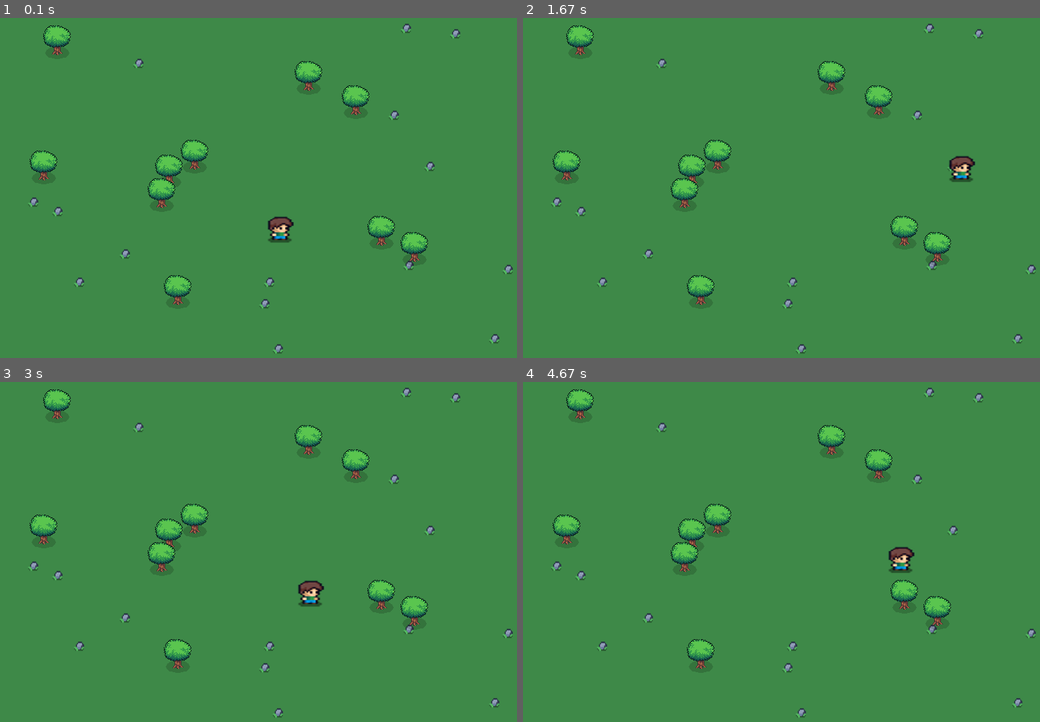
Above: before the commit, frames 1-4 (two rows, left to right).
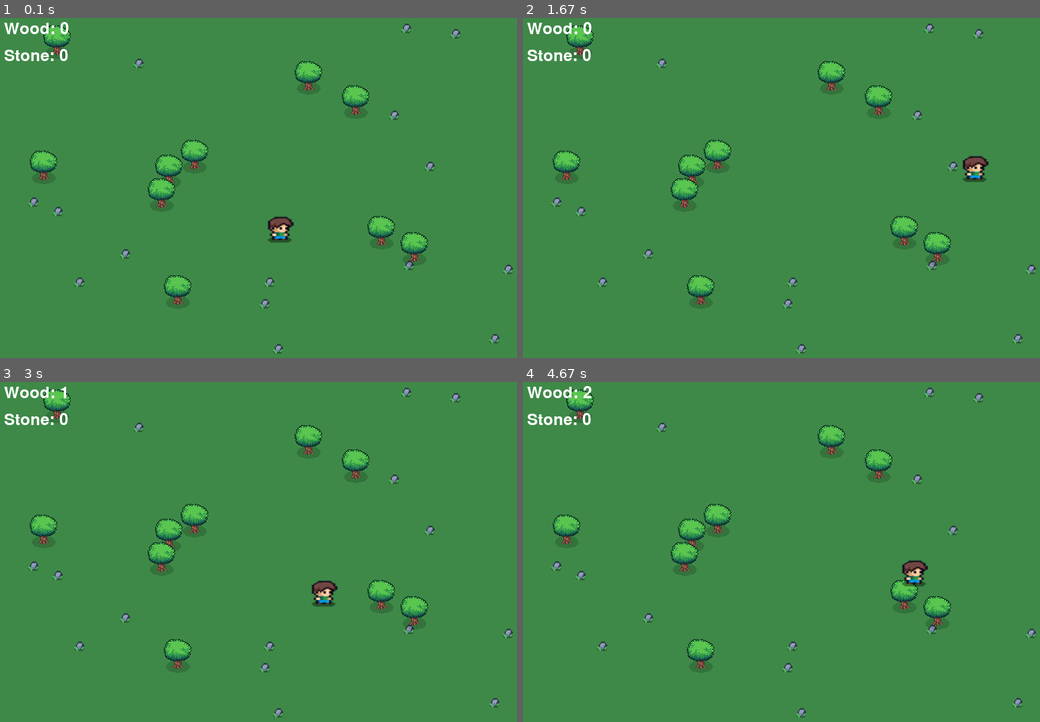
Above: after the commit, the same moments.

Repository: OctavioRdz17/Pygame_supervivencia
Game: pygame game, started from main.py
Two runs of this game, one before a commit and one after it. Both use one fixed random seed, a clock stepped at 60 frames per second and the inputs below.
Inputs:
- Up to frame 1 (0.1 s): no input
- Up to frame 2 (1.67 s): hold D 0.33-0.8 s; hold W 0.83-1.13 s; hold D 1.17-1.63 s
- Up to frame 3 (3 s): hold A 1.67-2.2 s; hold S 2.23-2.53 s; tap E at 2.57 s; hold A from 2.9 s (still down)
- Up to frame 4 (4.67 s): tap E at 3.05, 4.55 s; release A at 3.3 s; hold W 3.33-3.7 s; hold D 3.73-4.37 s; hold S from 4.4 s (still down)

The runs differ from the first frame. In frame 1, 0.4% of the frame differs, in the area x 0-14%, y 1-13%; in frame 2, 0.9%; in frame 3, 0.9%; in frame 4, 1.0%, in the area x 0-79%, y 1-61%.

Commit message:
corregimos error de stones y agregamos el inventario

Diff:
--- a/character.py
+++ b/character.py
@@ -8,7 +8,7 @@
     def __init__(self,x,y):
         self.x = x
         self.y = y
-        self.inventory = {"wood":0,"stone":0,"food":0}
+        self.inventory = {"wood":0,"stone":0}
         image_path = os.path.join('assets','images','character','character.png')
         self.image = pygame.image.load(image_path).convert_alpha()
         self.image = pygame.transform.scale(self.image,(constants.CHARACTER_SIZE,constants.CHARACTER_SIZE))
@@ -34,8 +34,8 @@
 
     def check_collision(self,x,y,obj):
 
-        return (x < obj.x + obj.size and x + self.size > obj.x and
-                y < obj.y + obj.size and y + self.size > obj.y)
+        return (x < obj.x + obj.size//2 and x + self.size//2 > obj.x and
+                y < obj.y + obj.size//2 and y + self.size//2 > obj.y)
 
     def is_near(self,obj):
         return (abs(self.x - obj.x) <= max(self.size , obj.size) and
@@ -44,8 +44,16 @@
     def interact (self,world):
         for tree  in world.trees:
             if self.is_near(tree):
-                print("Estoy cerca de un arbol")
+                if tree.chop():
+                    self.inventory["wood"] += 1
+                    if tree.wood <= 0:
+                        world.trees.remove(tree)
+                return
 
         for stone in world.small_stones:
             if self.is_near(stone):
-                print("Estoy cerca de una piedra")
+                if stone.mine():
+                    self.inventory["stone"] += 1
+                    if stone.stone <= 0:
+                        world.small_stones.remove(stone)
+                return
--- a/elements.py
+++ b/elements.py
@@ -16,6 +16,12 @@
     def draw(self, screen):
         screen.blit(self.tree, (self.x, self.y))
 
+    def chop (self):
+        if self.wood > 0:
+            self.wood -= 1
+            return True
+        return False
+
 
 class SmallStone:
     def __init__(self, x, y):
@@ -24,8 +30,14 @@
         self.size = constants.SMALL_STONE_SIZE
         self.stone = 1
         small_stone_path = os.path.join('assets','images','objects','small_stone.png')
-        self.stone = pygame.image.load(small_stone_path).convert_alpha()
-        self.stone = pygame.transform.scale(self.stone, (self.size , self.size))
+        self.small_stone = pygame.image.load(small_stone_path).convert_alpha()
+        self.small_stone = pygame.transform.scale(self.small_stone, (self.size , self.size))
 
     def draw(self, screen):
-        screen.blit(self.stone, (self.x, self.y))
+        screen.blit(self.small_stone, (self.x, self.y))
+
+    def mine (self):
+        if self.stone > 0:
+            self.stone -= 1
+            return True
+        return False
--- a/main.py
+++ b/main.py
@@ -41,6 +41,7 @@
 
         world.draw(screen)
         character.draw(screen)
+        world.draw_inventory(screen,character)
 
         pygame.display.flip()
         clock.tick(60)
--- a/world.py
+++ b/world.py
@@ -35,3 +35,11 @@
 
         for tree in self.trees:
             tree.draw(screen)
+
+    def draw_inventory(self,screen,character):
+        font = pygame.font.Font(None, 36)
+        wood_text = font.render(f"Wood: " + str(character.inventory["wood"]), True, constants.WHITE)
+        stone_text = font.render(f"Stone: " + str(character.inventory["stone"]), True, constants.WHITE)
+
+        screen.blit(wood_text, (10, 10))
+        screen.blit(stone_text, (10, 50))
